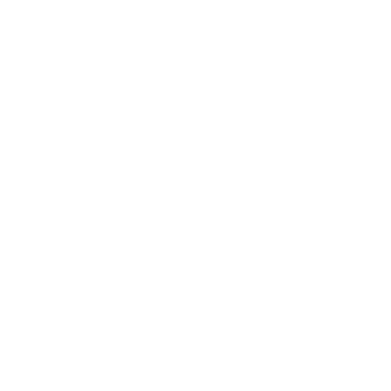
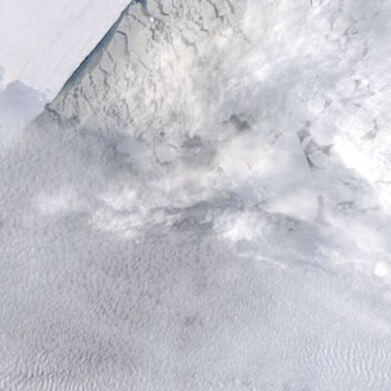
Layer changes from the first 391px x 391px image to the second:
added layer "145_beaufort_sea_100km_20220302.terra.truecolor.250m" above "landfast ice" over (0, 0, 391, 391)
